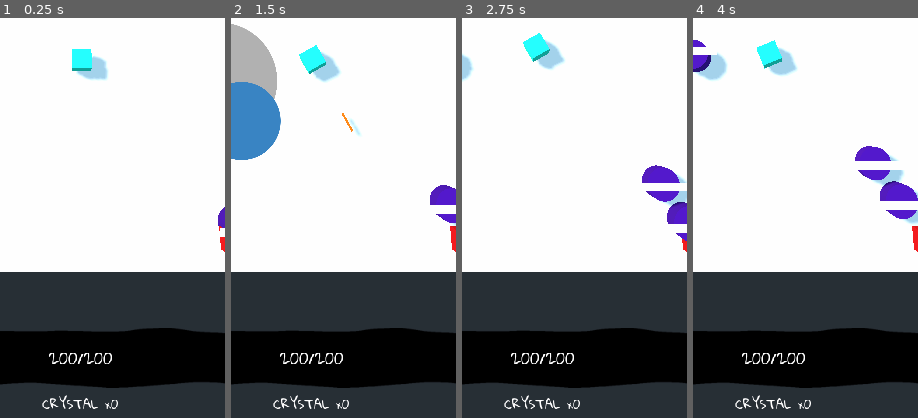
Above: before the commit, frames 1-4 (left to right).
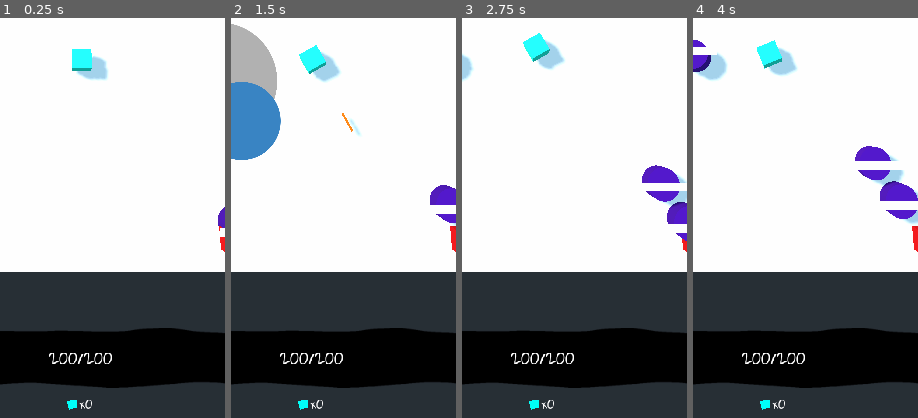
Above: after the commit, the same moments.

Repository: jeffsieu/coma-dash
Game: Godot game, scene res://MainLevel.tscn
Same seed, same stepped clock (60 frames per second), same inputs: the game is played once before the commit and once after it.
Inputs (mouse positions are % of the whole screen's width and height, from its top left):
- Up to frame 1 (0.25 s): no input
- Up to frame 2 (1.5 s): move the mouse to (71, 45) at 0.52 s; click (71, 45) at 0.67 s; drag from (27, 55) to (43, 70) at 1.27 s
- Up to frame 3 (2.75 s): move the mouse to (59, 28) at 2.02 s; click (59, 28) at 2.17 s
- Up to frame 4 (4 s): drag from (43, 70) to (17, 35) at 2.77 s; move the mouse to (79, 65) at 3.52 s; click (79, 65) at 3.67 s
The pictures show only the part of the screen within x 30-80%, y 47-97%; the shares and areas given below are measured in that part.

The runs differ from the first frame. In frame 1, 0.4% of the frame differs, in the area x 18-53%, y 94-98%; in frame 2, 0.4%; in frame 3, 0.4%; in frame 4, 0.4%.

Commit message:
Change GUI of loot info

Diff:
--- a/GUI.gd
+++ b/GUI.gd
@@ -30,4 +30,4 @@
 	$PlayerHealthBarContainer/CenterContainer/HealthPoints.text = "%d/%d" % [new, player.max_health]
 
 func on_loot_collected(collected):
-	$"LootCollected".text = "x%d" % (collected)
+	$LootDisplay/LootCount.text = "  x%d" % (collected)
--- a/MainLevel.tscn
+++ b/MainLevel.tscn
@@ -135,10 +135,19 @@
 "_edit_use_anchors_": false
 }
 
-[node name="LootCollected" type="Label" parent="GUI"]
-margin_top = 928.0
+[node name="LootDisplay" type="MarginContainer" parent="GUI"]
+margin_top = 946.0
 margin_right = 536.0
 margin_bottom = 961.0
+
+[node name="LootCount" type="Label" parent="GUI/LootDisplay"]
+margin_right = 536.0
+margin_bottom = 33.0
 custom_fonts/font = SubResource( 4 )
-text = "CRYSTAL x0"
+text = "  x0"
 align = 1
+
+[node name="CrystalIcon" type="Polygon2D" parent="GUI/LootDisplay"]
+position = Vector2( 10.4931, -0.951782 )
+color = Color( 0, 1, 0.976471, 1 )
+polygon = PoolVector2Array( 239.45, 13.4377, 252.328, 12.486, 253.282, 22.0037, 242.789, 24.859, 242.789, 24.859, 242.789, 24.859, 242.789, 24.859, 242.789, 24.859, 242.789, 24.859, 242.789, 24.859, 242.789, 24.859 )
